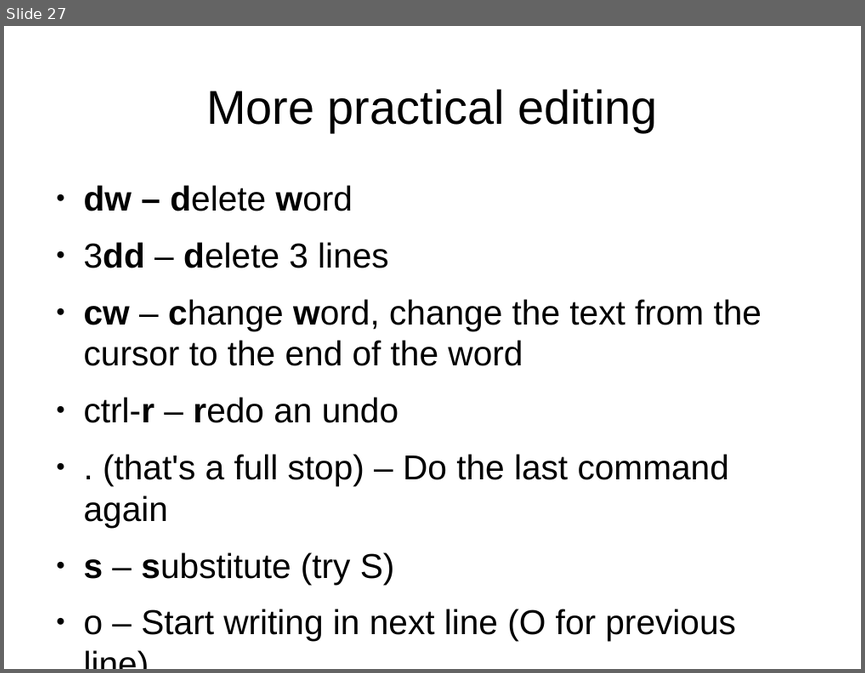
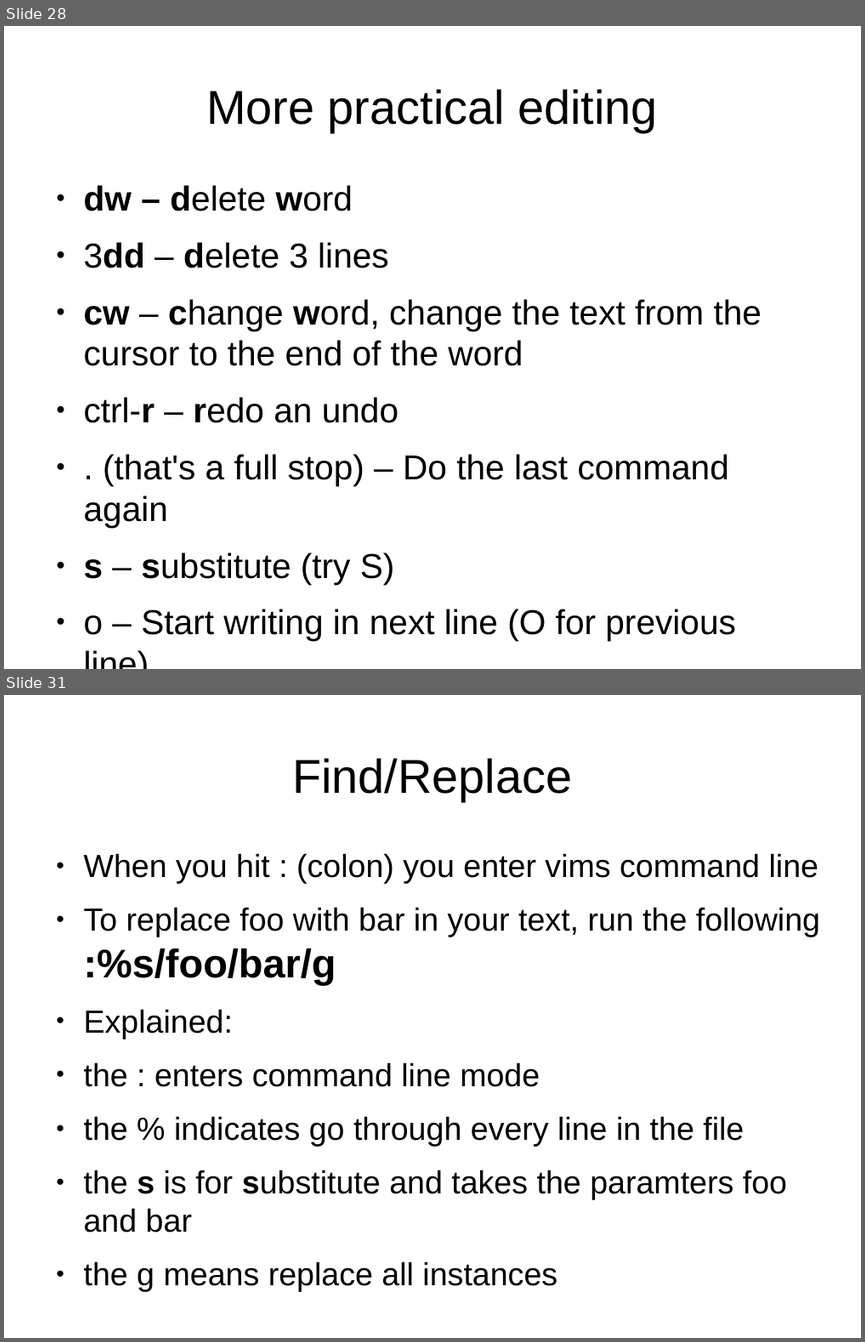
Before and after one commit to mikesligo/Vimtorial, a slide deck: Beginner pres.odp. Shown one above the other, each under a label of ours: slide 27 before the commit, slides 28 and 31 after it; the slides between them are not shown. The pictures are 865x673 and 865x1342 pixels, drawn with LibreOffice and Linux fonts; fonts in the diff are those of the drawing. Boxes give left, top, right and bottom in pixels: in the first picture for what was removed or moved away, otherwise in the second. Text is boxed around its words. In the diff, an @@ line names an element or a change of style, - is before the commit and + after.

```diff
--- a/Beginner pres.odp
+++ b/Beginner pres.odp
@@ slide 31 added at bbox=[4, 695, 861, 1338], background #FFFFFF @@
@@ title added at bbox=[292, 758, 572, 801], 44 pt, text #000000 @@
+Find/Replace
@@ text added at bbox=[84, 853, 820, 1292], 29.6 pt, text #000000 @@
+● When you hit : (colon) you enter vims command line
+● To replace foo with bar in your text, run the following
+  :%s/foo/bar/g
+● Explained:
+● the : enters command line mode
+● the % indicates go through every line in the file
+● the s is for substitute and takes the paramters foo and bar
+● the g means replace all instances
@@ what was slide 27 is now slide 28 @@
```
Also in this commit, not shown: 1 slide changed, 4 other slides added, 1 other file.
